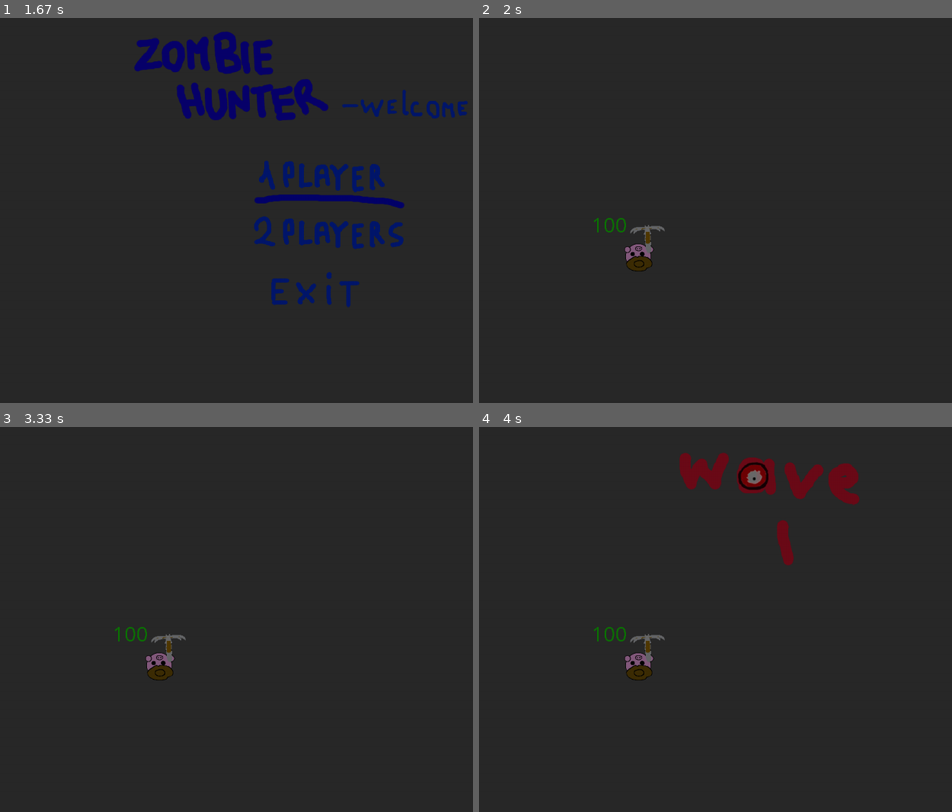
Above: before the commit, frames 1-4 (two rows, left to right).
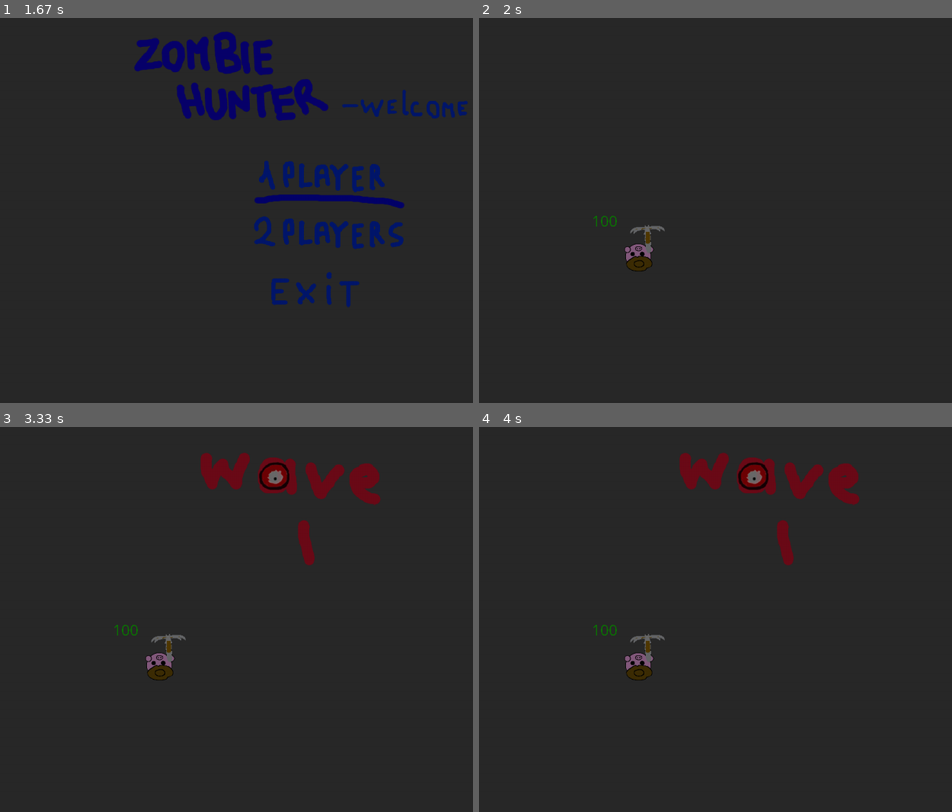
Above: after the commit, the same moments.

Repository: fbouquet42/zombiehunter
Game: pygame game, started from main.py
Same seed, same stepped clock (60 frames per second), same inputs: the game is played once before the commit and once after it.
Inputs:
- Up to frame 1 (1.67 s): no input
- Up to frame 2 (2 s): tap R at 1.83 s
- Up to frame 3 (3.33 s): no input
- Up to frame 4 (4 s): no input

Frame 1 is identical in both runs. In frame 2, 0.1% of the frame differs, in the area x 24-32%, y 51-56%; in frame 3, 2.6%, in the area x 24-81%, y 6-56%; in frame 4, 0.1%.

Commit message:
piranha fixing

Diff:
--- a/lib/monsters/kraken.py
+++ b/lib/monsters/kraken.py
@@ -46,7 +46,7 @@
 
     def spawning(self):
         spawned = randint(8, 11)
-        self.env.mod.tools.spawn(env, env.mod.monsters.Piranha, spawned)
+        self.env.mod.tools.spawn(self.env, self.env.mod.monsters.Piranha, spawned)
 
     def sporing(self):
         for tentacles_header in self.tentacles_headers:
--- a/lib/monsters/piranha.py
+++ b/lib/monsters/piranha.py
@@ -10,9 +10,9 @@
 class Piranha(DefaultMonster):
     lives = 50
     name = "piranha"
-    id_nb = 0
+    id_nb = 10
     poison = 140
-    injured_gradient = 24
+    injured_gradient = 28
 
     @classmethod
     def build_class(cls):
@@ -52,6 +52,8 @@
         if self.lives and self.injured:
             if not self.injured % 4:
                 direction = self.escape[randint(0, 2)]
+            else:
+                direction = self.direction
         else:
             direction, _ = self._sniff_fresh_flesh()
         if direction is not None:
--- a/lib/players/player.py
+++ b/lib/players/player.py
@@ -11,7 +11,7 @@
     max_rapidity = 22
     rapidity = 22
     injured = 0
-    font = pygame.font.SysFont('Comic Sans MS', 40)
+    font = pygame.font.SysFont('Comic Sans MS', 30)
     poisoned = 0
     fixed = False
     destroy = False
--- a/lib/players/score.py
+++ b/lib/players/score.py
@@ -14,7 +14,7 @@
         self.img_total = player.img[0]
         self.list = ['zombie', 'cyclops', 'jack_lantern', 'daemon', 'minion', 'necromancer', 'harpy', 'ent', 'kraken', 'tentacle', 'piranha']
         self.kills = [0, 0, 0, 0, 0, 0, 0, 0, 0, 0, 0]
-        self.values = [1, 3.5, 2.5, 0.135, 2, 6, 3, 0.1, 0.135, 0.075, 3]
+        self.values = [1, 3.5, 2.5, 0.135, 2, 6, 3, 0.1, 0.135, 0.1, 3]
         self.img = []
         for name in self.list:
             self.load_img(env, name, dimensions)
